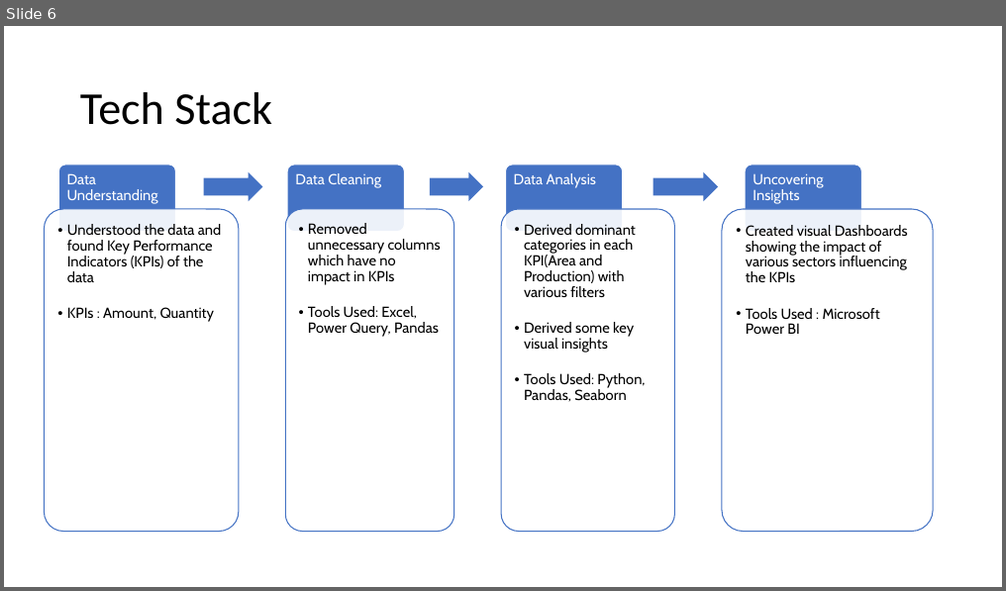
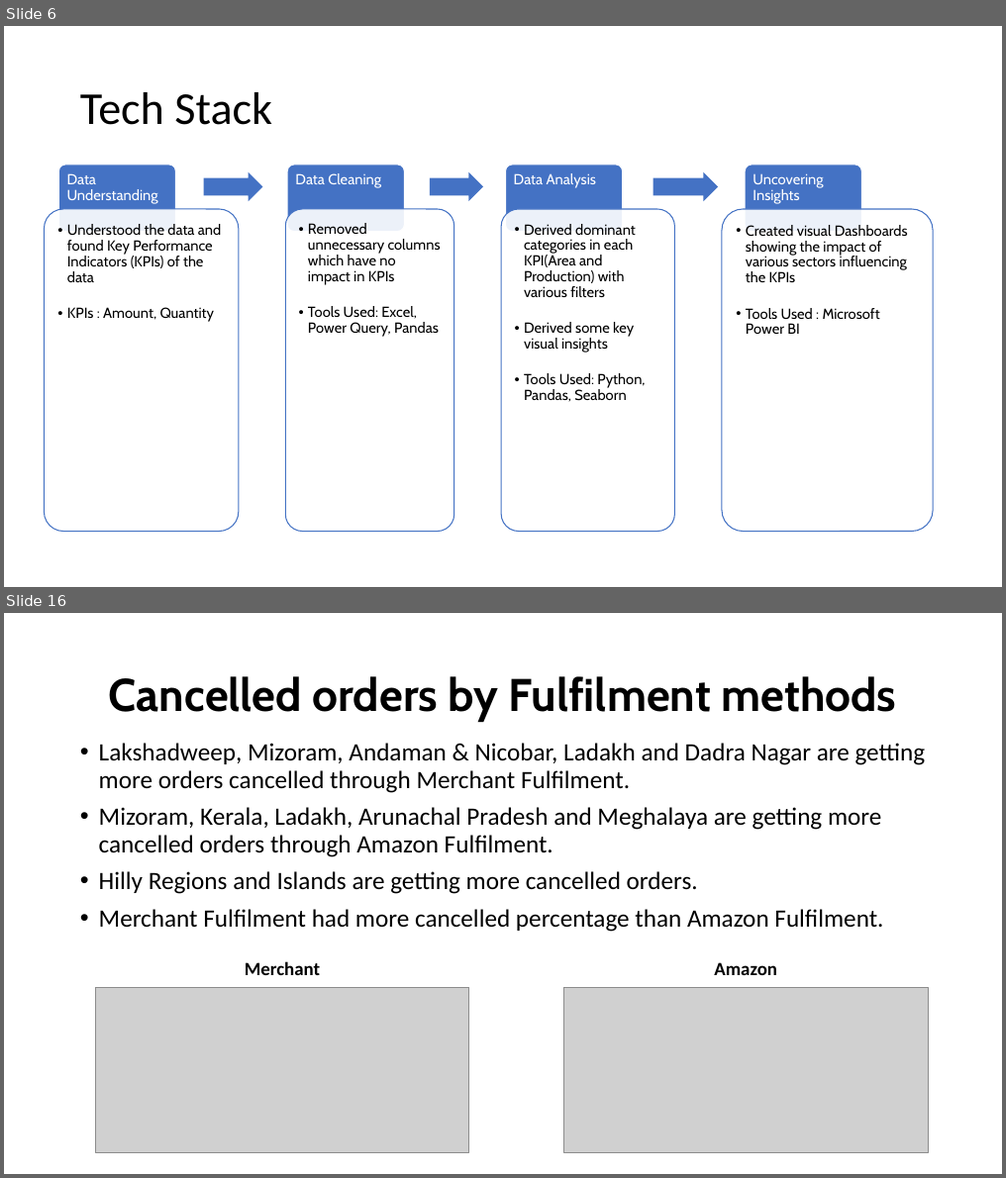
Before and after one commit to saikrishnatandasi/amazon-innobyte, a slide deck: Amazon Sales Analysis.pptx. Shown one above the other, each under a label of ours: slide 6 before the commit, slides 6 and 16 after it; the slides between them are not shown. The pictures are 1006x591 and 1006x1178 pixels, drawn with LibreOffice and Linux fonts; fonts in the diff are those of the drawing; grey boxes stand for pictures. Boxes give left, top, right and bottom in pixels: in the first picture for what was removed or moved away, otherwise in the second. Text is boxed around its words. In the diff, an @@ line names an element or a change of style, - is before the commit and + after.

Commit message:
completed fulfilment analysis in ppt

```diff
--- a/Amazon Sales Analysis.pptx
+++ b/Amazon Sales Analysis.pptx
@@ slide 16 added at bbox=[4, 613, 1002, 1174], background #FFFFFF @@
@@ title added at bbox=[109, 676, 896, 722], 44 pt, text #000000, bold @@
+Cancelled orders by Fulfilment methods
@@ text added at bbox=[99, 743, 926, 932], 24 pt, text #000000 @@
+• Lakshadweep, Mizoram, Andaman & Nicobar, Ladakh and Dadra Nagar are getting more orders cancelled through Merchant Fulfilment.
+• Mizoram, Kerala, Ladakh, Arunachal Pradesh and Meghalaya are getting more cancelled orders through Amazon Fulfilment.
+• Hilly Regions and Islands are getting more cancelled orders.
+• Merchant Fulfilment had more cancelled percentage than Amazon Fulfilment.
@@ text added at bbox=[245, 961, 320, 975], 18 pt, text #000000, bold @@
+Merchant
@@ text added at bbox=[714, 962, 777, 975], 18 pt, text #000000, bold @@
+Amazon
@@ picture added at bbox=[95, 987, 469, 1153] @@
@@ picture added at bbox=[564, 987, 928, 1153] @@
```
Also in this commit, not shown: 9 other slides added, 1 other file.
